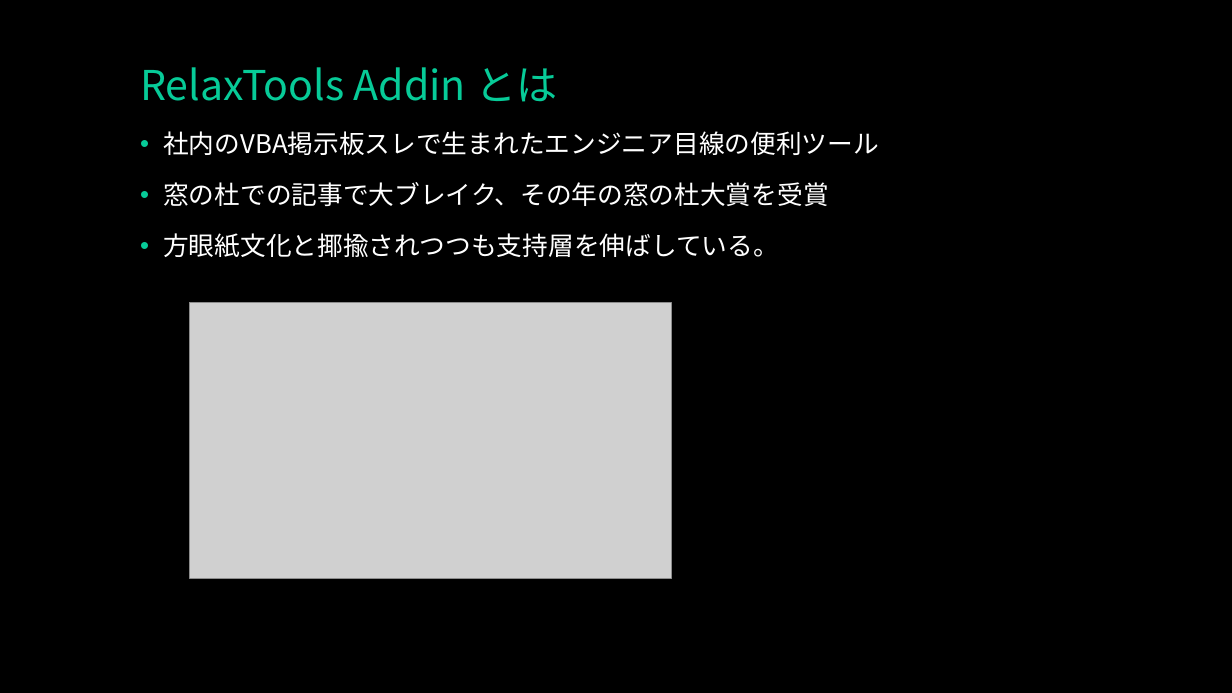
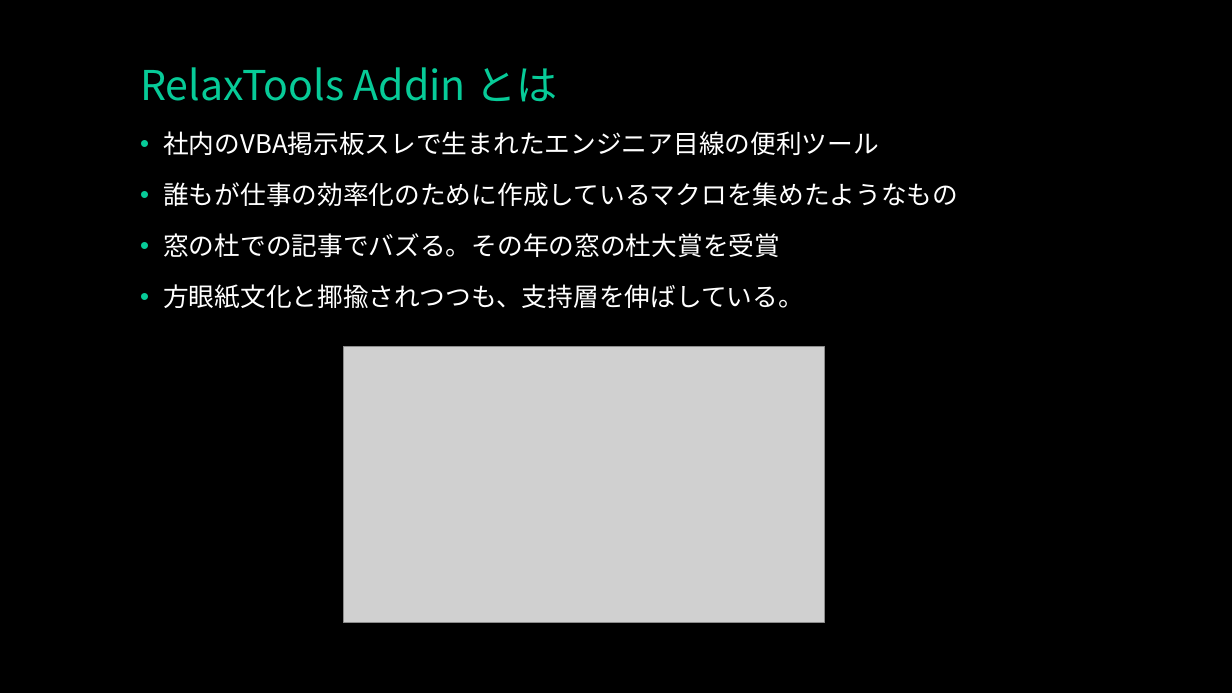
Before and after one commit to RelaxTools/RelaxTools-Addin, a slide deck: slide 2 of RelaxTools.pptx. Drawn at 1232x693 pixels with LibreOffice and Linux fonts; fonts in the diff are those of the drawing; grey boxes stand for pictures. Boxes give left, top, right and bottom in pixels: in the first picture for what was removed or moved away, otherwise in the second. Text is boxed around its words. In the diff, an @@ line names an element or a change of style, - is before the commit and + after.

Commit message:
第２版

```diff
--- a/RelaxTools.pptx
+++ b/RelaxTools.pptx
@@ text at box(163, 182, 958, 308): text changed @@
-• 窓の杜での記事で大ブレイク、その年の窓の杜大賞を受賞
-• 方眼紙文化と揶揄されつつも支持層を伸ばしている。
+• 誰もが仕事の効率化のために作成しているマクロを集めたようなもの
+• 窓の杜での記事でバズる。その年の窓の杜大賞を受賞
+• 方眼紙文化と揶揄されつつも、支持層を伸ばしている。
@@ picture: place and size @@
-picture at box(189, 302, 671, 579)
+picture at box(344, 347, 825, 623)
```
Also in this commit, not shown: 3 other slides changed.
